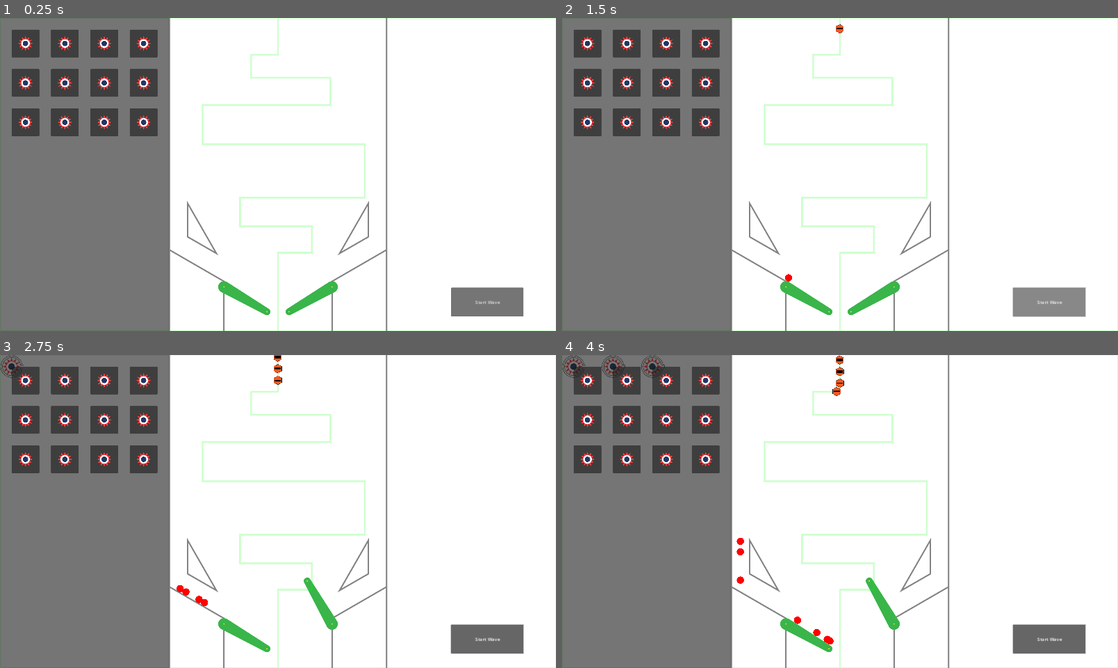
Above: before the commit, frames 1-4 (two rows, left to right).
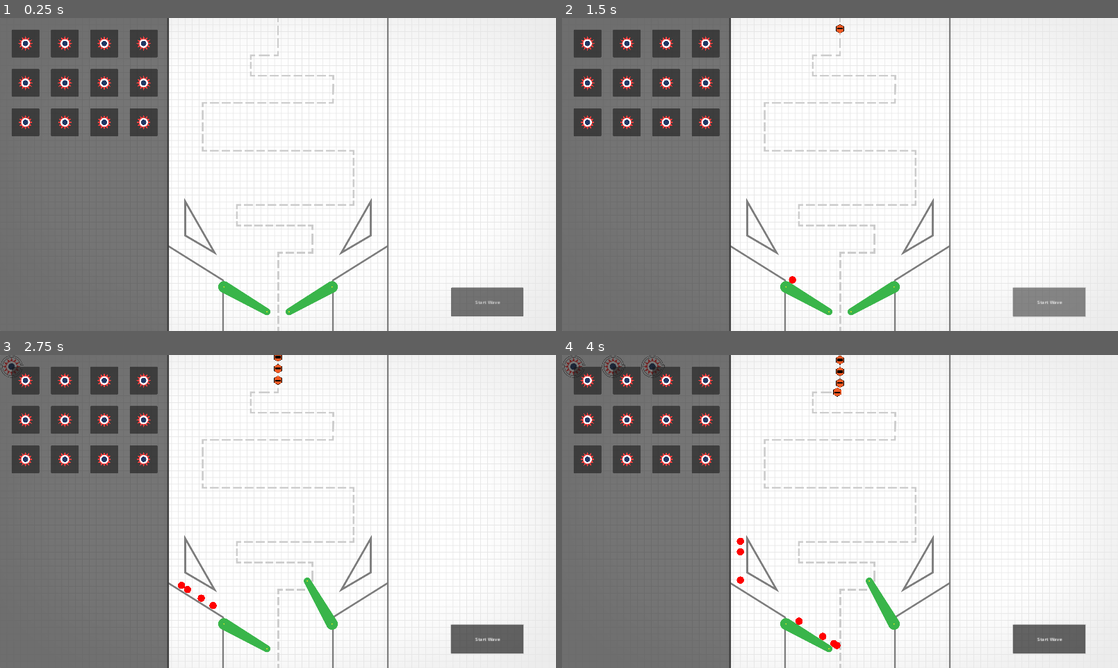
Above: after the commit, the same moments.

Repository: cxhuy/ptd
Game: Godot game, scene res://scenes/game.tscn
The game is run twice, just before and just after one commit, with the same random seed, the same clock (stepped at 60 frames per second) and the same inputs.
Inputs (mouse positions are in pixels of both pictures, inside the frame that each line leads up to):
- Up to frame 1 (0.25 s): no input
- Up to frame 2 (1.5 s): click "Start Wave" at 0.5 s; click "Start Wave" at 1.25 s
- Up to frame 3 (2.75 s): move the mouse to (27, 380) at 2.02 s; hold / (rightFlip) from 2.03 s (still down); hold Space (addBall) from 2.03 s (still down); click (27, 380) at 2.17 s
- Up to frame 4 (4 s): move the mouse to (628, 380) at 2.77 s; release / (rightFlip) at 2.78 s; release Space (addBall) at 2.78 s; hold Z (leftFlip) 2.78-3.53 s; tap Space (addBall) at 2.85 s; click (628, 380) at 2.92 s; move the mouse to (667, 380) at 3.52 s; hold / (rightFlip) from 3.53 s (still down); hold Space (addBall) from 3.53 s (still down); click (667, 380) at 3.67 s

The runs differ from the first frame. In frame 1, 5.3% of the frame differs, in the area x 30-100%, y 0-100%; in frame 2, 5.3%; in frame 3, 5.4%; in frame 4, 5.4%.

Commit message:
feat: renew map

Diff:
--- a/scenes/environment/bumperTri.tscn
+++ b/scenes/environment/bumperTri.tscn
@@ -14,7 +14,8 @@
 freeze = true
 
 [node name="TriangleCollision" type="CollisionPolygon2D" parent="Triangle"]
-polygon = PackedVector2Array(54, -84, 54, 32, -45, 89)
+position = Vector2(0, 2)
+polygon = PackedVector2Array(56, -87, 56, 30, -45, 89)
 
 [node name="Bumper" type="RigidBody2D" parent="."]
 collision_layer = 16
@@ -27,7 +28,7 @@
 script = ExtResource("1_oye4p")
 
 [node name="BumperCollision" type="CollisionPolygon2D" parent="Bumper"]
-polygon = PackedVector2Array(-53, 93, 54, -94, 54, -84, -45, 89)
+polygon = PackedVector2Array(-56, 98, 56, -98, 56, -86, -46, 92)
 
 [node name="BumperTriSprite" type="Sprite2D" parent="."]
 texture = ExtResource("1_e4vip")
--- a/scenes/game.tscn
+++ b/scenes/game.tscn
@@ -1,8 +1,7 @@
-[gd_scene load_steps=15 format=3 uid="uid://b4thv8xq7r6q"]
+[gd_scene load_steps=14 format=3 uid="uid://b4thv8xq7r6q"]
 
 [ext_resource type="Script" path="res://scripts/game.gd" id="1_81tkb"]
-[ext_resource type="Texture2D" uid="uid://ctppyjudyoga8" path="res://sprites/environment/paths/enemy_path.png" id="1_pf6s4"]
-[ext_resource type="Texture2D" uid="uid://cp8u04lb01gvk" path="res://sprites/environment/walls/walls2.svg" id="2_2y03n"]
+[ext_resource type="Texture2D" uid="uid://iaf4cd80xd6r" path="res://sprites/stages/stage1.png" id="2_0ejdm"]
 [ext_resource type="PackedScene" uid="uid://d23liiq5o3xd" path="res://scenes/flipper/rightFlipper.tscn" id="3_mdsrv"]
 [ext_resource type="PackedScene" uid="uid://bhfj71qo8alo3" path="res://scenes/flipper/leftFlipper.tscn" id="3_mqu62"]
 [ext_resource type="Script" path="res://scripts/environment/walls.gd" id="3_pflrw"]
@@ -24,7 +23,7 @@
 
 [sub_resource type="Curve2D" id="Curve2D_13sw7"]
 _data = {
-"points": PackedVector2Array(0, 0, 0, 0, 959, 0, 0, 0, 0, 0, 960, 126, 0, 0, 0, 0, 868, 127, 0, 0, 0, 0, 867, 206, 0, 0, 0, 0, 1140, 208, 0, 0, 0, 0, 1141, 300, 0, 0, 0, 0, 700, 301, 0, 0, 0, 0, 700, 435, 0, 0, 0, 0, 1259, 437, 0, 0, 0, 0, 1260, 619, 0, 0, 0, 0, 830, 620, 0, 0, 0, 0, 830, 719, 0, 0, 0, 0, 1077, 720, 0, 0, 0, 0, 1077, 810, 0, 0, 0, 0, 960, 810, 0, 0, 0, 0, 960, 1080)
+"points": PackedVector2Array(0, 0, 0, 0, 960, 0, 0, 0, 0, 0, 960, 128, 0, 0, 0, 0, 866, 128, 0, 0, 0, 0, 866, 199, 0, 0, 0, 0, 1151, 198, 0, 0, 0, 0, 1150, 292, 0, 0, 0, 0, 700, 292, 0, 0, 0, 0, 700, 457, 0, 0, 0, 0, 1221, 457, 0, 0, 0, 0, 1221, 644, 0, 0, 0, 0, 818, 644, 0, 0, 0, 0, 818, 715, 0, 0, 0, 0, 1079, 715, 0, 0, 0, 0, 1079, 810, 0, 0, 0, 0, 961, 809, 0, 0, 0, 0, 961, 1082)
 }
 point_count = 16
 
@@ -33,7 +32,7 @@
 
 [node name="WallsSprite" type="Sprite2D" parent="."]
 position = Vector2(960, 540)
-texture = ExtResource("2_2y03n")
+texture = ExtResource("2_0ejdm")
 
 [node name="Walls" type="RigidBody2D" parent="."]
 collision_mask = 4
@@ -62,10 +61,10 @@
 freeze = true
 
 [node name="LeftSlope" type="CollisionPolygon2D" parent="Slopes"]
-polygon = PackedVector2Array(585, 800, 773.53, 906.5, 773.53, 1080, 585, 1080)
+polygon = PackedVector2Array(585, 785, 773.53, 903, 773.53, 1080, 585, 1080)
 
 [node name="RightSlope" type="CollisionPolygon2D" parent="Slopes"]
-polygon = PackedVector2Array(1335, 800, 1146.53, 906.5, 1146.53, 1080, 1335, 1080)
+polygon = PackedVector2Array(1335, 785, 1146.53, 903, 1146.53, 1080, 1335, 1080)
 
 [node name="LeftFlipper" parent="." instance=ExtResource("3_mqu62")]
 position = Vector2(773.53, 928)
@@ -81,18 +80,13 @@
 curve = SubResource("Curve2D_13sw7")
 script = ExtResource("6_ceuvg")
 
-[node name="PathSprite" type="Sprite2D" parent="Enemies"]
-modulate = Color(1, 1, 1, 0.196078)
-position = Vector2(960, 540)
-texture = ExtResource("1_pf6s4")
-
 [node name="Projectiles" type="Node2D" parent="."]
 
 [node name="BumperTri" parent="." instance=ExtResource("11_kxay0")]
-position = Vector2(1220, 725)
+position = Vector2(1227, 720)
 
 [node name="BumperTri2" parent="." instance=ExtResource("11_kxay0")]
-position = Vector2(700, 725)
+position = Vector2(693, 720)
 scale = Vector2(-1, 1)
 
 [node name="WaveStartButton" type="Button" parent="."]
--- a/sprites/environment/bumper/bumperTri.svg
+++ b/sprites/environment/bumper/bumperTri.svg
@@ -1,13 +1 @@
-<svg xmlns="http://www.w3.org/2000/svg" xmlns:xlink="http://www.w3.org/1999/xlink" width="108" height="188" viewBox="0 0 108 188">
-  <defs>
-    <clipPath id="clip-Web_1920_3">
-      <rect width="108" height="188"/>
-    </clipPath>
-  </defs>
-  <g id="Web_1920_3" data-name="Web 1920 – 3" clip-path="url(#clip-Web_1920_3)">
-    <g id="Path_2" data-name="Path 2" transform="translate(0 -60.99)" fill="none">
-      <path d="M108,60.99V186.851L0,248.99Z" stroke="none"/>
-      <path d="M 103 79.73182678222656 L 13.56315612792969 235.4181671142578 L 103 183.95947265625 L 103 79.73182678222656 M 108 60.990478515625 L 108 186.8511962890625 L 7.62939453125e-06 248.9904479980469 L 108 60.990478515625 Z" stroke="none" fill="#848484"/>
-    </g>
-  </g>
-</svg>
+<svg id="레이어_1" data-name="레이어 1" xmlns="http://www.w3.org/2000/svg" viewBox="0 0 112.45 195.59"><defs><style>.cls-1{fill:none;stroke:#7d7d7d;stroke-miterlimit:10;stroke-width:6px;}</style></defs><polygon class="cls-1" points="109.43 11.27 109.22 128.32 8.22 187.32 109.43 11.27"/></svg>
Not shown: 1 places in scenes/environment/bumperTri.tscn that only renumber resources
Binary file added: sprites/stages/stage1.png
Not shown, changed: sprites/stages/stage1.png.import
